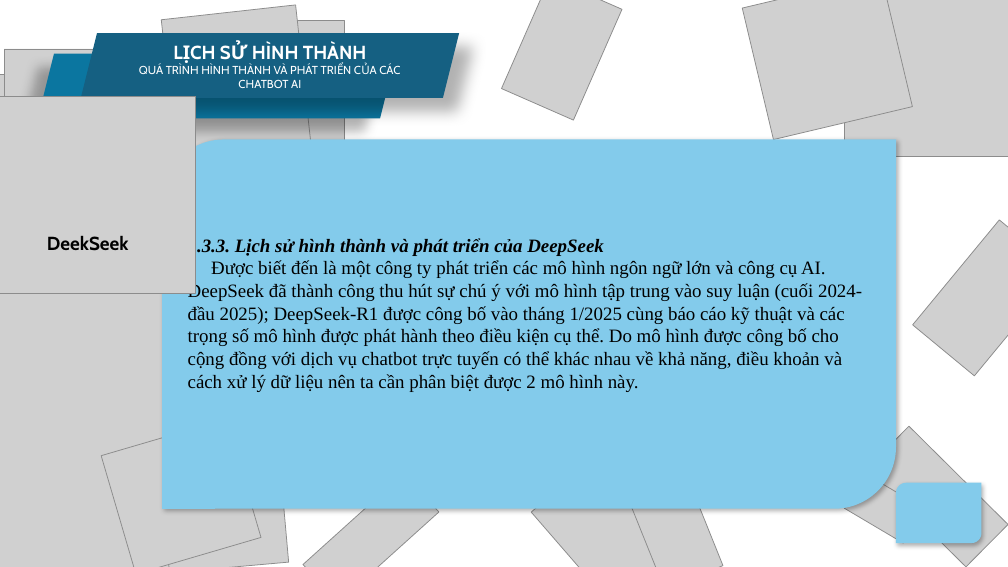
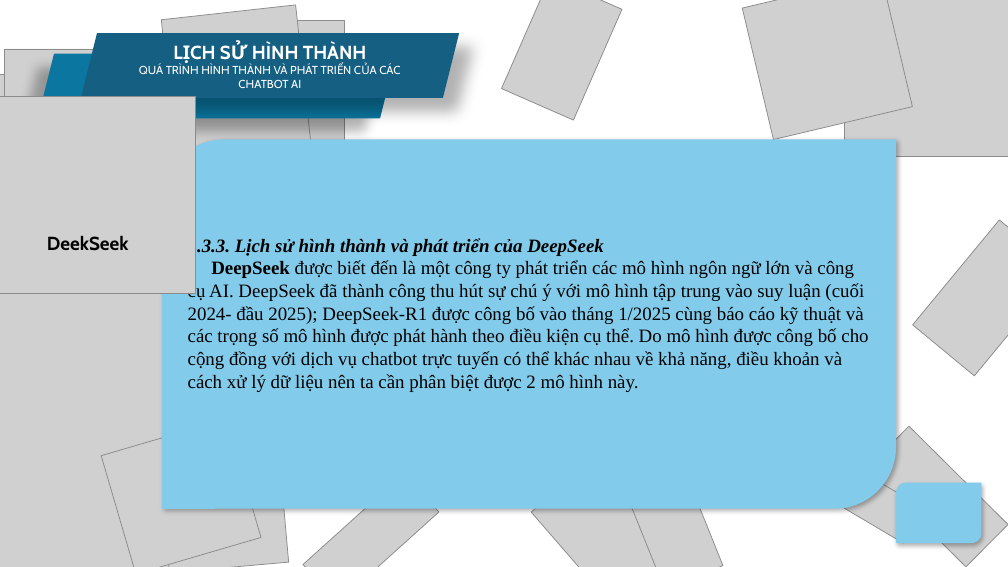
Before and after one commit to Dat-B2605337/project, a slide deck: slide 7 of BaoCao_Nhom_SS3CongCuChatbotAI.pptx. Drawn at 1008x567 pixels with LibreOffice and Linux fonts; fonts in the diff are those of the drawing; grey boxes stand for pictures; background and template pictures are left out. Boxes give left, top, right and bottom in pixels: in the first picture for what was removed or moved away, otherwise in the second. Text is boxed around its words. In the diff, an @@ line names an element or a change of style, - is before the commit and + after.

```diff
--- a/BaoCao_Nhom_SS3CongCuChatbotAI.pptx
+++ b/BaoCao_Nhom_SS3CongCuChatbotAI.pptx
@@ text in round diag rect at [188, 260, 868, 392]: text changed @@
-Được biết đến là một công ty phát triển các mô hình ngôn ngữ lớn và công cụ AI. DeepSeek đã thành công thu hút sự chú ý với mô hình tập trung vào suy luận (cuối 2024- đầu 2025); DeepSeek-R1 được công bố vào tháng 1/2025 cùng báo cáo kỹ thuật và các trọng số mô hình được phát hành theo điều kiện cụ thể. Do mô hình được công bố cho cộng đồng với dịch vụ chatbot trực tuyến có thể khác nhau về khả năng, điều khoản và cách xử lý dữ liệu nên ta cần phân biệt được 2 mô hình này.
+DeepSeek được biết đến là một công ty phát triển các mô hình ngôn ngữ lớn và công cụ AI. DeepSeek đã thành công thu hút sự chú ý với mô hình tập trung vào suy luận (cuối 2024- đầu 2025); DeepSeek-R1 được công bố vào tháng 1/2025 cùng báo cáo kỹ thuật và các trọng số mô hình được phát hành theo điều kiện cụ thể. Do mô hình được công bố cho cộng đồng với dịch vụ chatbot trực tuyến có thể khác nhau về khả năng, điều khoản và cách xử lý dữ liệu nên ta cần phân biệt được 2 mô hình này.
```
Also in this commit, not shown: 7 other slides changed, 1 slide added, 1 other file.
